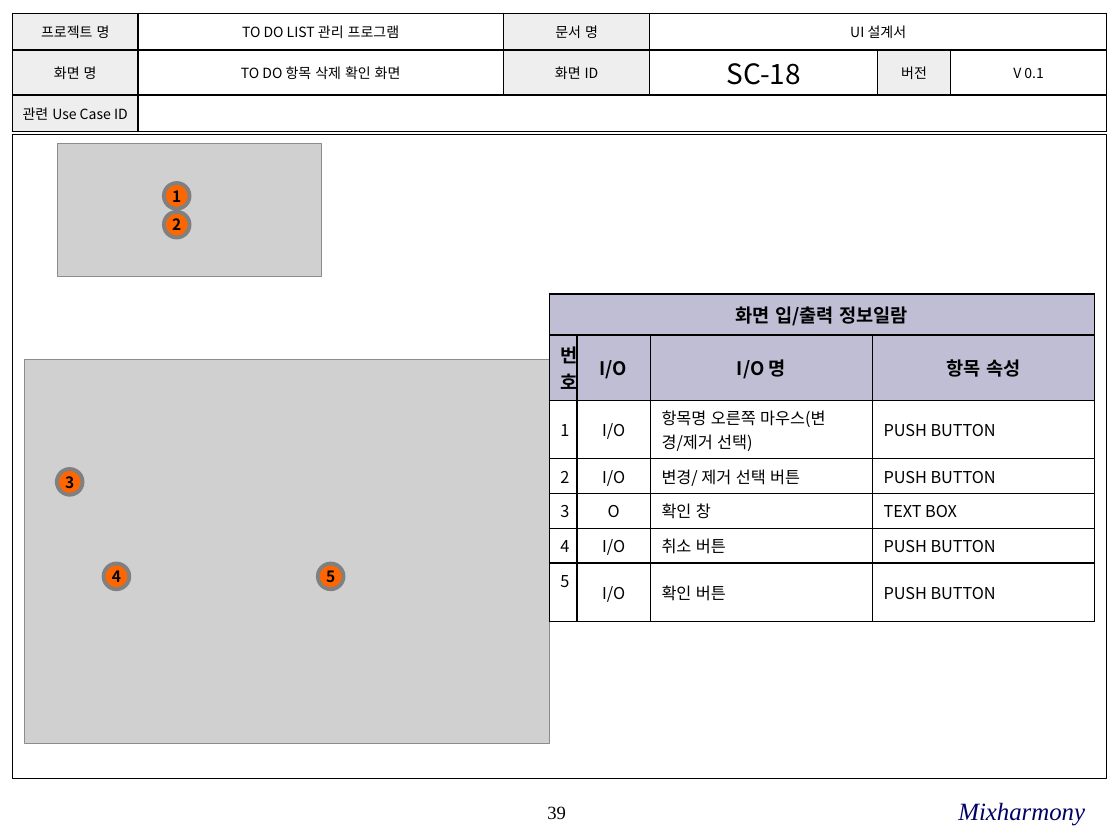
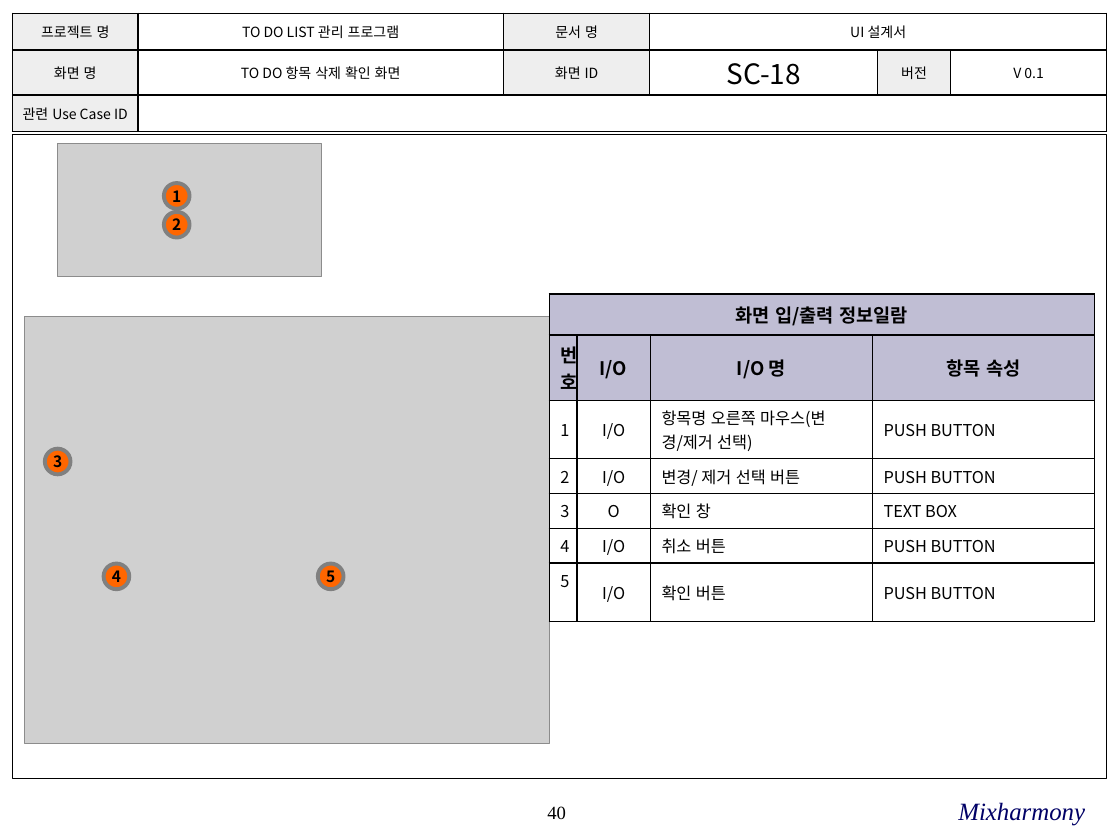
Before and after one commit to SE-admin/SE2017_2_mixharmony, a slide deck: slide 40 of doc/3_ 설계서/UI Design Template.pptx (slide 39 before the commit). Drawn at 1120x840 pixels with LibreOffice and Linux fonts; fonts in the diff are those of the drawing; grey boxes stand for pictures; background and template pictures are left out. Boxes give left, top, right and bottom in pixels: in the first picture for what was removed or moved away, otherwise in the second. Text is boxed around its words. In the diff, an @@ line names an element or a change of style, - is before the commit and + after.

```diff
--- a/doc/3_ 설계서/UI Design Template.pptx
+++ b/doc/3_ 설계서/UI Design Template.pptx
@@ picture: place and size @@
-picture at [25, 360, 549, 744]
+picture at [25, 316, 549, 743]
@@ ellipse "3": place and size @@
-ellipse "3" at [57, 469, 83, 495]
+ellipse "3" at [45, 449, 71, 475]
@@ page number at [547, 806, 566, 819]: text changed @@
-39
+40
```
Also in this commit, not shown: 6 other slides changed, 2 slides added.
